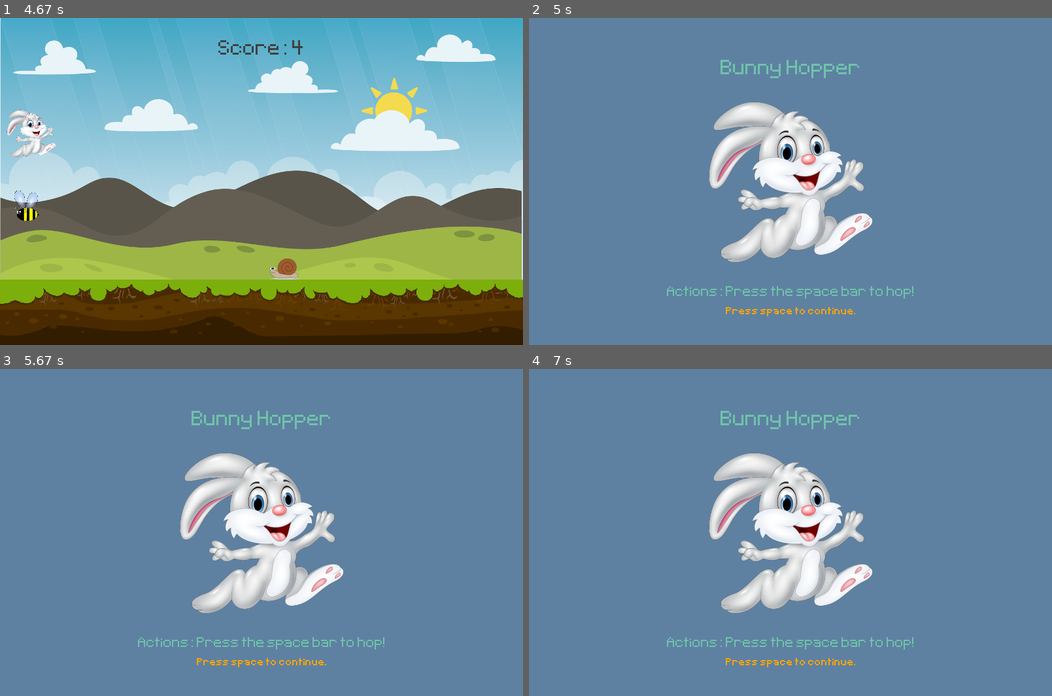
Above: before the commit, frames 1-4 (two rows, left to right).
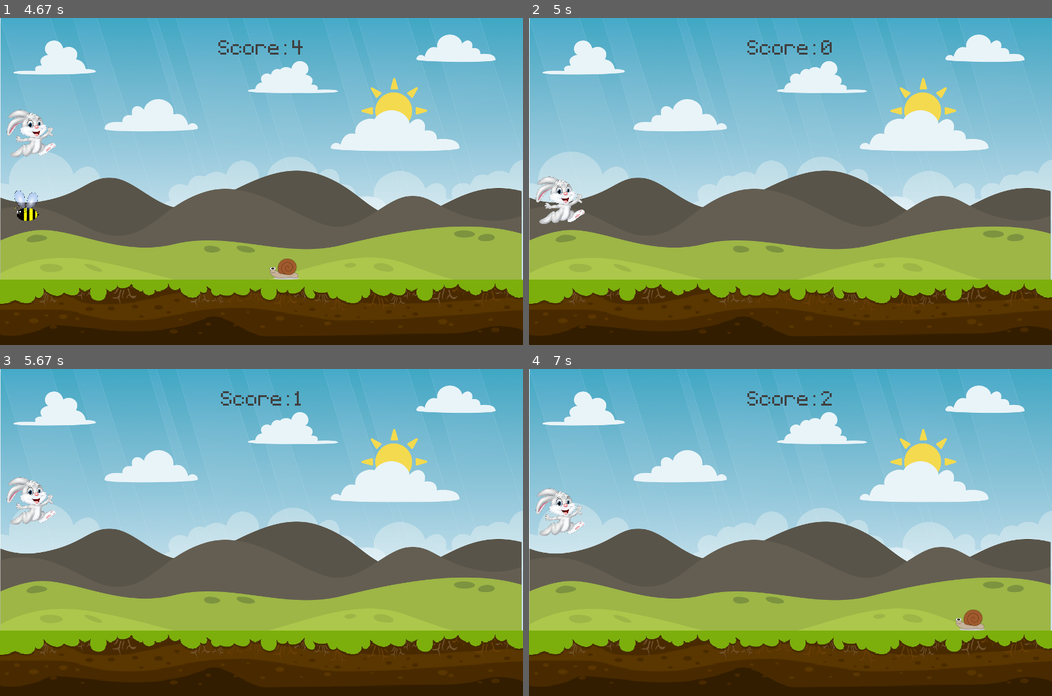
Above: after the commit, the same moments.

Repository: mkassy/pygame-intro
Game: pygame game, started from intro.py
Same seed, same stepped clock (60 frames per second), same inputs: the game is played once before the commit and once after it.
Inputs (mouse positions are in pixels of both pictures, inside the frame that each line leads up to):
- Up to frame 1 (4.67 s): tap Space at 0.33, 2, 2.4, 2.7, 3.23, 3.53, 4.3, 4.63 s; click (31, 256) at 0.72 s
- Up to frame 2 (5 s): tap Space at 4.93 s
- Up to frame 3 (5.67 s): tap Space at 5.47 s
- Up to frame 4 (7 s): tap Space at 5.77, 6.13, 6.53, 6.83 s

Frame 1 is identical in both runs. In frame 2, 100% of the frame differs, in the area x 0-100%, y 0-100%; in frame 3, 100%; in frame 4, 100%.

Commit message:
cleared the obstacle_rect_list after game was over to make sure for smoother game.

Diff:
--- a/intro.py
+++ b/intro.py
@@ -141,6 +141,7 @@
     else:
         screen.fill((94,129,162))
         screen.blit(player_stand,player_stand_rect)
+        obstacle_rect_list.clear()
 
         score_message = game_message_font.render(f"Your score is: {score}",False,(111,196,169))
         score_message_rect = score_message.get_rect(center = (400,420))
